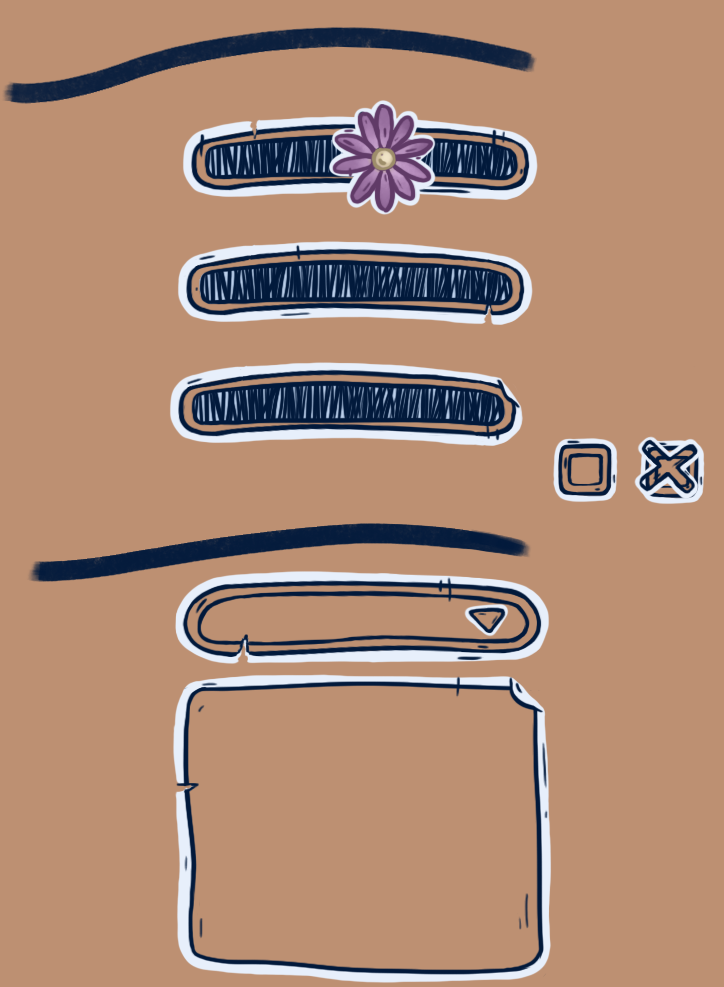
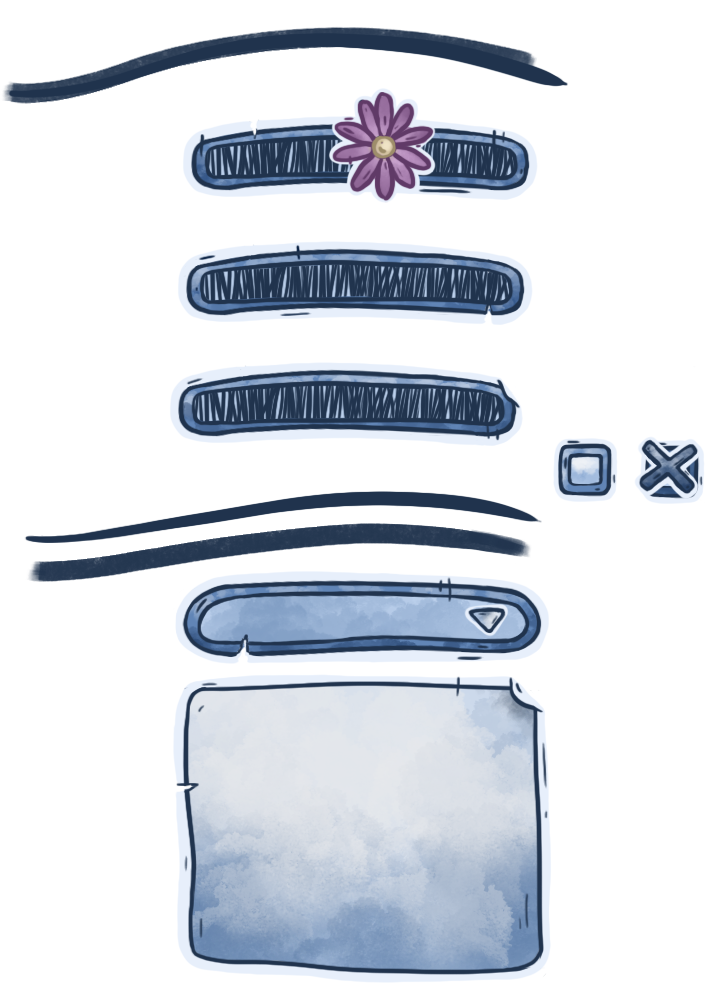
Layers edited between the first and the second 724px x 987px image:
painted on "sider handle" over [328, 87, 436, 215]
painted on "slider border" over [182, 115, 538, 201]
removed layer "slider border white" from group "slider 1" over [182, 115, 538, 201]
painted on "pen strokes" (1st of 3, in "slider 1") over [205, 119, 517, 200]
removed layer "border background dark" (1st of 3, in "slider 1") from group "slider 1" over [205, 137, 517, 179]
painted on "border background" (1st of 3, in "slider 1") over [205, 137, 517, 179]
painted on "slider border 2" over [177, 240, 533, 326]
removed layer "slider border 2 white" from group "slider 2" over [177, 240, 533, 326]
painted on "pen strokes" (2nd of 3, in "slider 2") over [199, 245, 511, 326]
removed layer "border background dark" (2nd of 3, in "slider 2") from group "slider 2" over [199, 263, 511, 305]
painted on "slider border 3" over [169, 361, 523, 447]
removed layer "slider border 3 white" from group "slider 3" over [169, 361, 523, 447]
painted on "pen strokes" (3rd of 3, in "slider 3") over [193, 366, 505, 447]
removed layer "border background dark" (3rd of 3, in "slider 3") from group "slider 3" over [193, 384, 505, 426]
painted on "border background" (3rd of 3, in "slider 3") over [193, 384, 505, 426]
painted on "header" over [173, 570, 550, 665]
removed layer "header white" from group "drop down" over [174, 570, 550, 665]
painted on "dropdown" over [172, 674, 552, 984]
removed layer "dropdown white" from group "drop down" over [172, 674, 552, 984]
painted on "upper line" over [0, 26, 538, 104]
added layer "upper line 2" above "lower lines" over [8, 32, 569, 98]
painted on "lower lines" over [25, 523, 532, 583]
removed layer "Background" over [0, 0, 724, 987]
added layer "lowe line 2" over [24, 491, 542, 543]
…and 11 more changes (5 painted, 6 removed)
